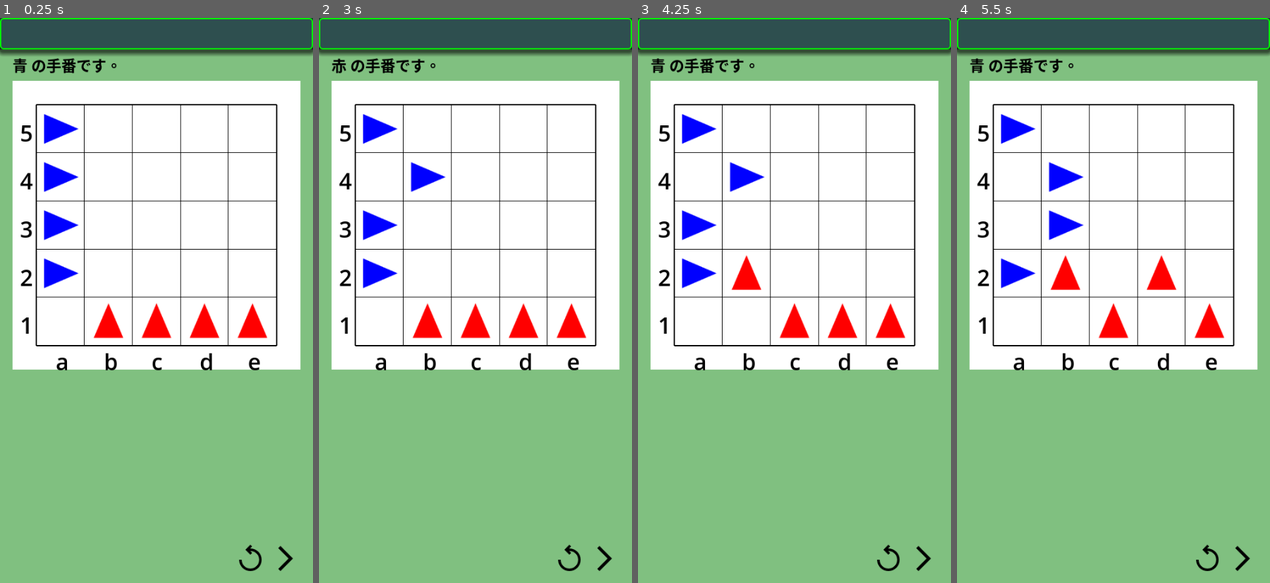
Above: before the commit, frames 1-4 (left to right).
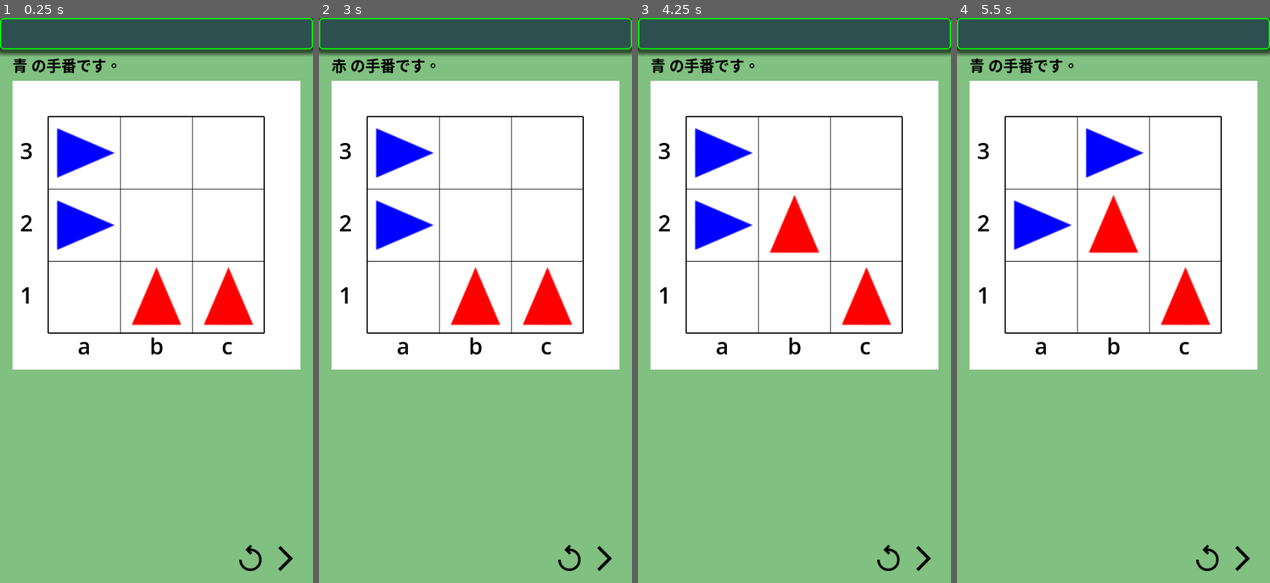
Above: after the commit, the same moments.

Repository: vivisuke/DodgemGame
Game: Godot game, scene res://main.tscn
Same seed, same stepped clock (60 frames per second), same inputs: the game is played once before the commit and once after it.
Inputs (mouse positions are in pixels of both pictures, inside the frame that each line leads up to):
- Up to frame 1 (0.25 s): no input
- Up to frame 2 (3 s): click (569, 560) at 0.5 s; click (569, 560) at 1.25 s; click (569, 560) at 2 s; click (603, 560) at 2.75 s
- Up to frame 3 (4.25 s): click (922, 560) at 3.5 s
- Up to frame 4 (5.5 s): click (1241, 560) at 4.25 s; tap Enter at 5 s

The runs differ from the first frame. In frame 1, 9.5% of the frame differs, in the area x 6-89%, y 15-63%; in frame 2, 9.6%; in frame 3, 9.8%; in frame 4, 10%.
Error after the commit: Invalid access of index '2' on a base object of type: 'Array'. (res://scripts/board_rect.gd:100)

Commit message:
0045 ◎ C 01/16 01/16 0.001│ToDo│前進頻度を4, 左右頻度を1にしてみる

Diff:
--- a/dodgemgame/scripts/Board.gd
+++ b/dodgemgame/scripts/Board.gd
@@ -1,7 +1,7 @@
 class_name Board
 extends Node
 
-const BD_SIZE = 5
+const BD_SIZE = 3
 const EMPTY = 0
 const RED_CAR  =  1
 const BLUE_CAR = -1
--- a/dodgemgame/scripts/board_rect.gd
+++ b/dodgemgame/scripts/board_rect.gd
@@ -34,8 +34,8 @@
 	return lbl
 func _ready():
 	for i in range(N_CELLS):
-		add_axis_label(xyToPos(i, -0.5), "%c"%(0x61+i))
-		add_axis_label(xyToPos(-0.75, 0.25+i), "%d"%(i+1))
+		add_axis_label(xyToPos(i, -0.45), "%c"%(0x61+i))
+		add_axis_label(xyToPos(-0.80, 0.25+i), "%d"%(i+1))
 	red_cars.clear()
 	blue_cars.clear()
 	for i in range(1, N_CELLS):
Not shown, changed: DodgemGame.spr
